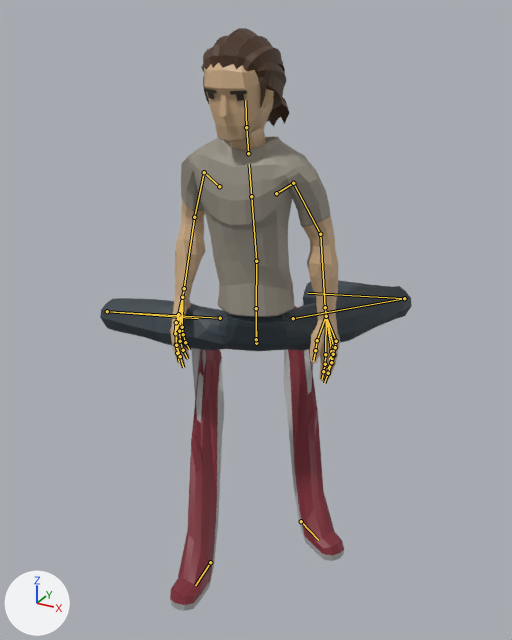
Two versions of the glTF model apps/web/public/avatars/office/Casual_M.glb, one commit apart.
Rendered twice from a 50 mm lens placed at (1.043, -1.927, 1.864), pointed at (-0.029, 0.02, 0.89). Arrows for +X, +Y and +Z are at lower left; the lights stay in place. The older version comes first. Both versions are drawn at frame 0 of the action 'Sit'; the numbers are the values there. The bones that change, and the others that lie on the model, are drawn over the model as lines.

The first picture shows 'Casual2_Body', 'Casual2_Feet', 'Casual2_Head', 'Casual2_Legs'.
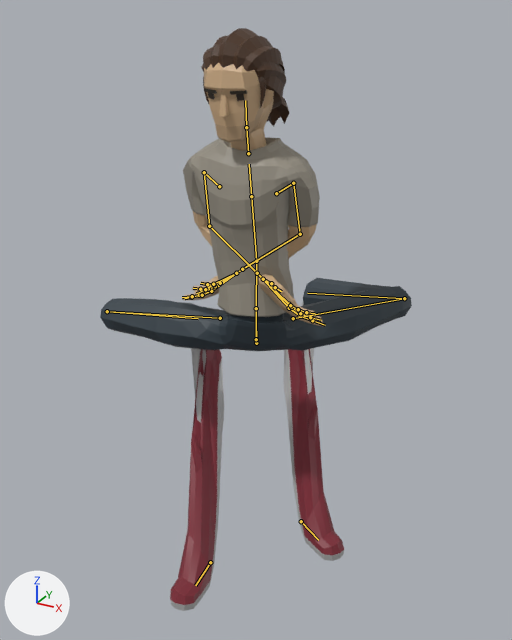
Diff of the bpy script that builds the scene:
```diff
--- a/apps/web/public/avatars/office/Casual_M.glb.py
+++ b/apps/web/public/avatars/office/Casual_M.glb.py
@@ bone_upperarm_l @@
 bone_upperarm_l = bpy.data.objects['CharacterArmature'].pose.bones['UpperArm.L']  # child of 'Shoulder.L'
-bone_upperarm_l.rotation_quaternion = (0.816, -0.566, 0.099, 0.071)  # degrees (-69, 14, 0)
+bone_upperarm_l.rotation_quaternion = (0.693, -0.711, 0.083, 0.089)  # degrees (-91, 14, 0)
@@ bone_lowerarm_l @@
 bone_lowerarm_l = bpy.data.objects['CharacterArmature'].pose.bones['LowerArm.L']  # child of 'UpperArm.L'
-bone_lowerarm_l.rotation_quaternion = (0.986, -0.119, -0.034, -0.112)  # degrees (-13, -5, -12)
+bone_lowerarm_l.rotation_quaternion = (0.886, -0.449, 0.007, -0.117)  # degrees (-53, -5, -12)
@@ bone_upperarm_r @@
 bone_upperarm_r = bpy.data.objects['CharacterArmature'].pose.bones['UpperArm.R']  # child of 'Shoulder.R'
-bone_upperarm_r.rotation_quaternion = (0.836, -0.537, 0.04, -0.1)  # degrees (-65, -2, -12)
+bone_upperarm_r.rotation_quaternion = (0.719, -0.687, 0.059, -0.091)  # degrees (-87, -2, -12)
@@ bone_lowerarm_r @@
 bone_lowerarm_r = bpy.data.objects['CharacterArmature'].pose.bones['LowerArm.R']  # child of 'UpperArm.R'
-bone_lowerarm_r.rotation_quaternion = (0.923, -0.221, -0.183, 0.256)  # degrees (-31, -13, 35)
+bone_lowerarm_r.rotation_quaternion = (0.792, -0.523, -0.259, 0.178)  # degrees (-71, -13, 35)
```

Where the change shows, as pixel boxes [x1, y1, x2, y2] in the pictures (512 x 640 px):
'Casual2_Body', posed (17% narrower, 23% shorter): before [170, 137, 340, 383]; after [183, 137, 324, 327]
bone 'UpperArm.L', root to tip: before (293, 183) to (320, 234); after (293, 183) to (300, 234)
bone 'LowerArm.L', root to tip: before (320, 234) to (325, 307); after (300, 234) to (242, 269)
bone 'UpperArm.R', root to tip: before (204, 172) to (194, 217); after (204, 172) to (209, 226)
bone 'LowerArm.R', root to tip: before (194, 217) to (184, 288); after (209, 226) to (257, 273)
